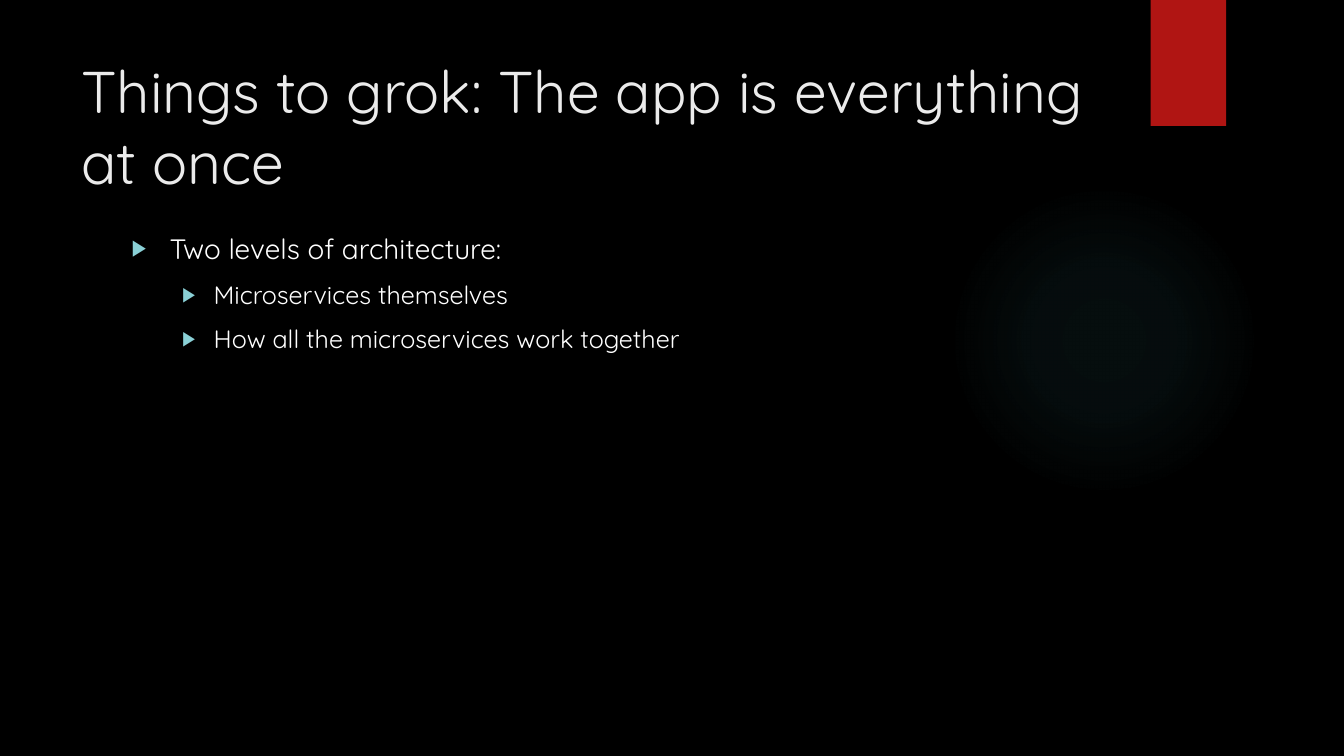
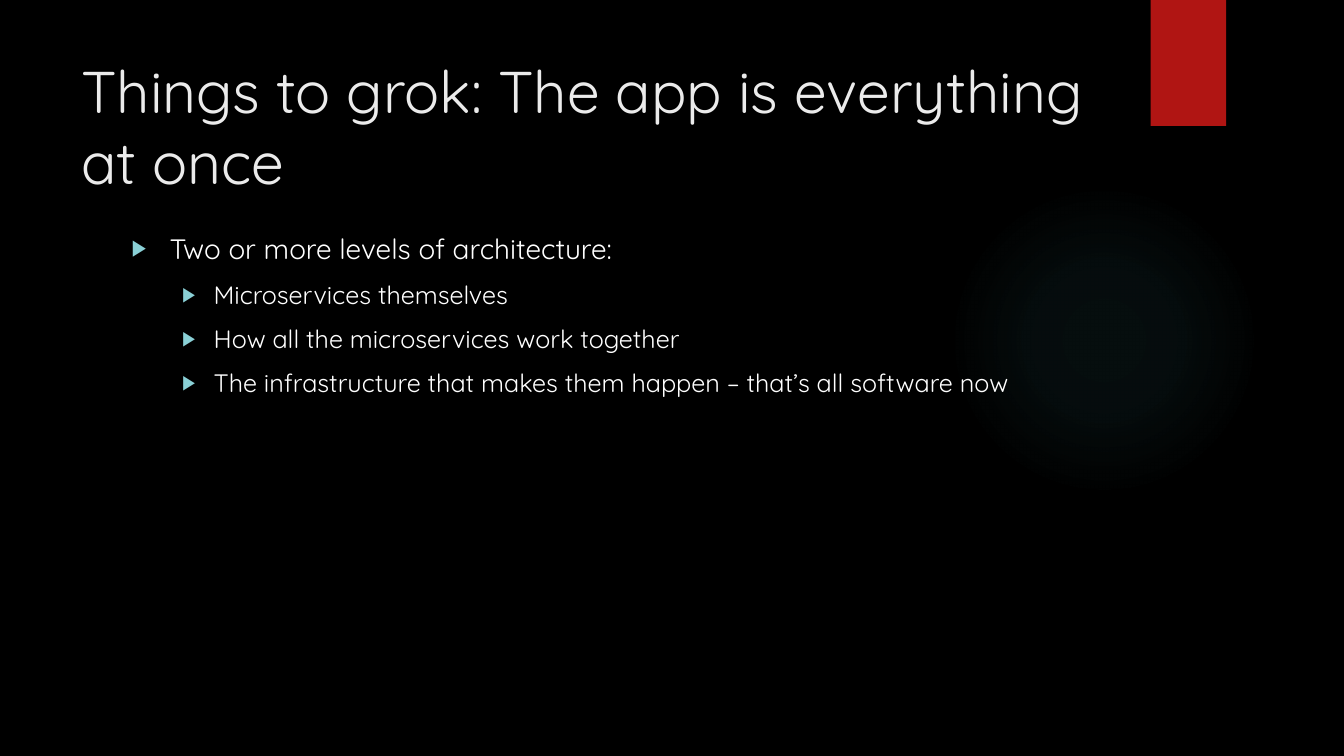
Before and after one commit to arif-aigonix/leap2015, a slide deck: slide 38 of Microservices Overview.pptx (slide 27 before the commit). Drawn at 1344x756 pixels with LibreOffice and Linux fonts; fonts in the diff are those of the drawing; background and template pictures are left out. Boxes give left, top, right and bottom in pixels: in the first picture for what was removed or moved away, otherwise in the second. Text is boxed around its words. In the diff, an @@ line names an element or a change of style, - is before the commit and + after.

```diff
--- a/Microservices Overview.pptx
+++ b/Microservices Overview.pptx
@@ text at bbox=[170, 238, 612, 260]: text changed @@
-▶ Two levels of architecture:
+▶ Two or more levels of architecture:
@@ text at bbox=[214, 373, 1009, 397]: paragraph added @@
+  ▶ The infrastructure that makes them happen – that’s all software now
```
Also in this commit, not shown: 12 slides added, 1 slide removed, 4 other files.
